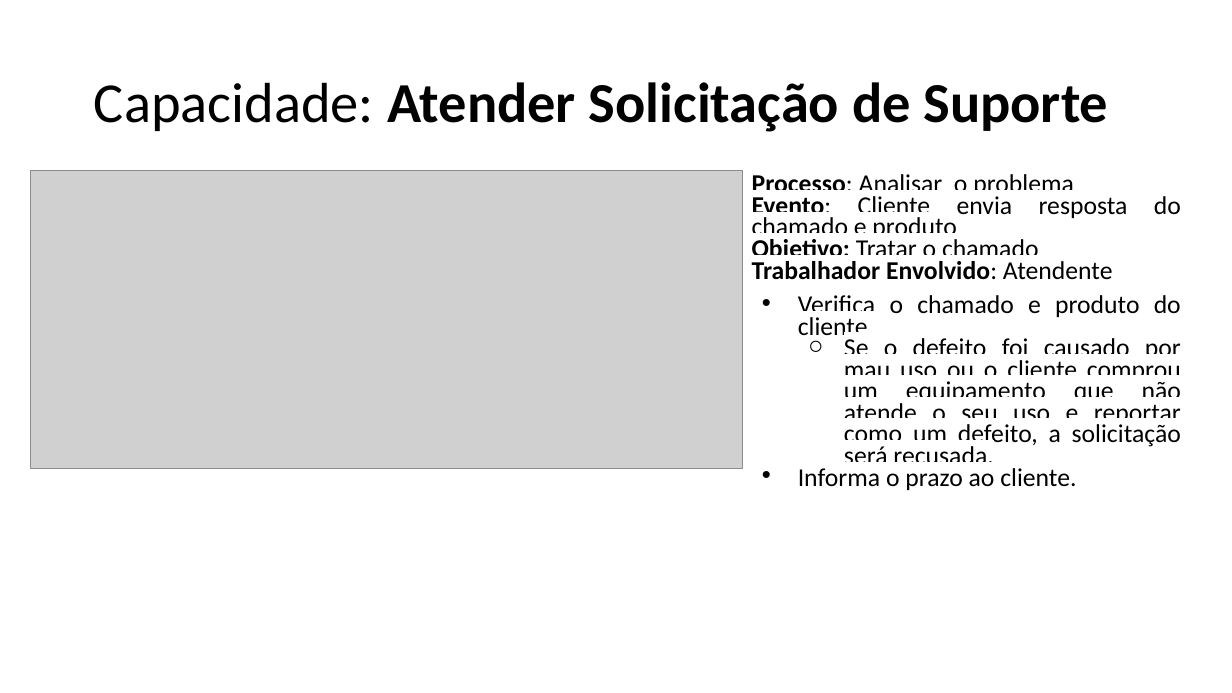
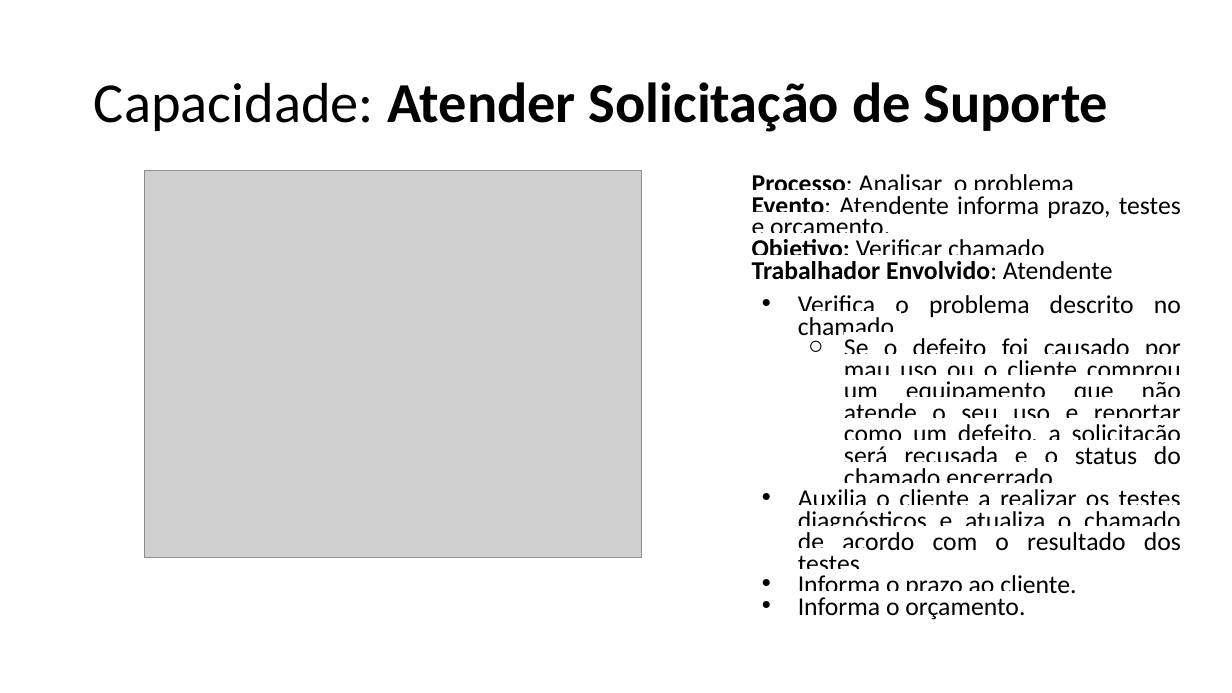
Before and after one commit to emersonsoaresdasilva/projeto-ope, a slide deck: slide 8 of 18-Descrição dos Processos de Negócio.pptx. Drawn at 1232x693 pixels with LibreOffice and Linux fonts; fonts in the diff are those of the drawing; grey boxes stand for pictures. Boxes give left, top, right and bottom in pixels: in the first picture for what was removed or moved away, otherwise in the second. Text is boxed around its words. In the diff, an @@ line names an element or a change of style, - is before the commit and + after.

```diff
--- a/18-Descrição dos Processos de Negócio.pptx
+++ b/18-Descrição dos Processos de Negócio.pptx
@@ title "Capacidade: Atender Solicitação de Suporte" at (94, 82, 1108, 132): highlight none to #FFFFFF @@
@@ picture: place and size @@
-picture at (30, 171, 742, 470)
+picture at (145, 171, 642, 558)
@@ text at (752, 174, 1181, 578): paragraph added @@
+• Informa o orçamento.
@@ text at (752, 196, 1181, 263): text changed @@
-Evento: Cliente envia resposta do chamado e produto
-Objetivo: Tratar o chamado
+Evento: Atendente informa prazo, testes e orçamento.
+Objetivo: Verificar chamado
@@ text at (798, 295, 1181, 578): text changed @@
-• Verifica o chamado e produto do cliente.
-  ○ Se o defeito foi causado por mau uso ou o cliente comprou um equipamento que não atende o seu uso e reportar como um defeito, a solicitação será recusada.
+• Verifica o problema descrito no chamado.
+  ○ Se o defeito foi causado por mau uso ou o cliente comprou um equipamento que não atende o seu uso e reportar como um defeito, a solicitação será recusada e o status do chamado encerrado.
+• Auxilia o cliente a realizar os testes diagnósticos e atualiza o chamado de acordo com o resultado dos testes.
```
Also in this commit, not shown: 22 other slides changed, 13 other files.
